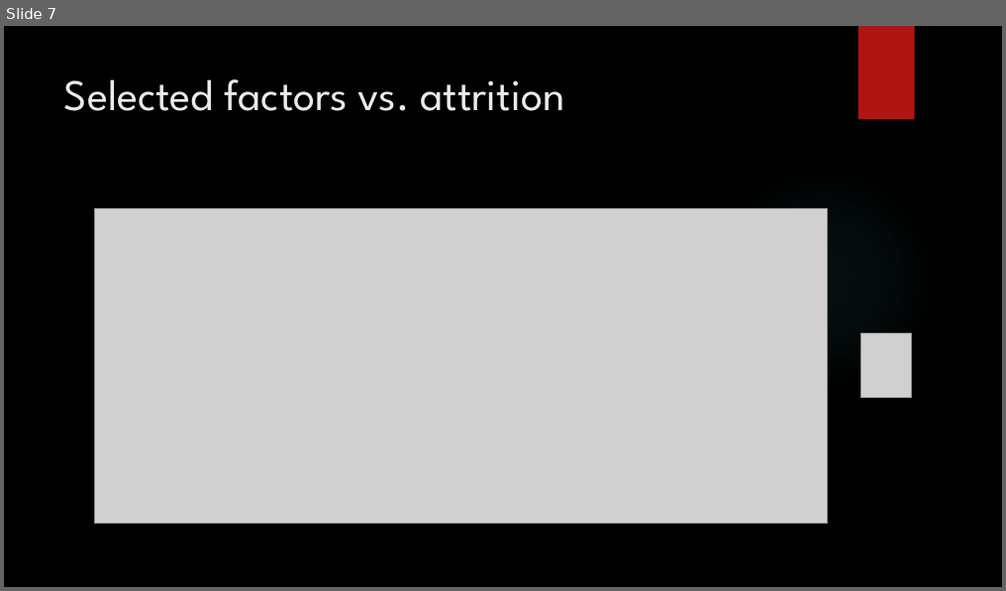
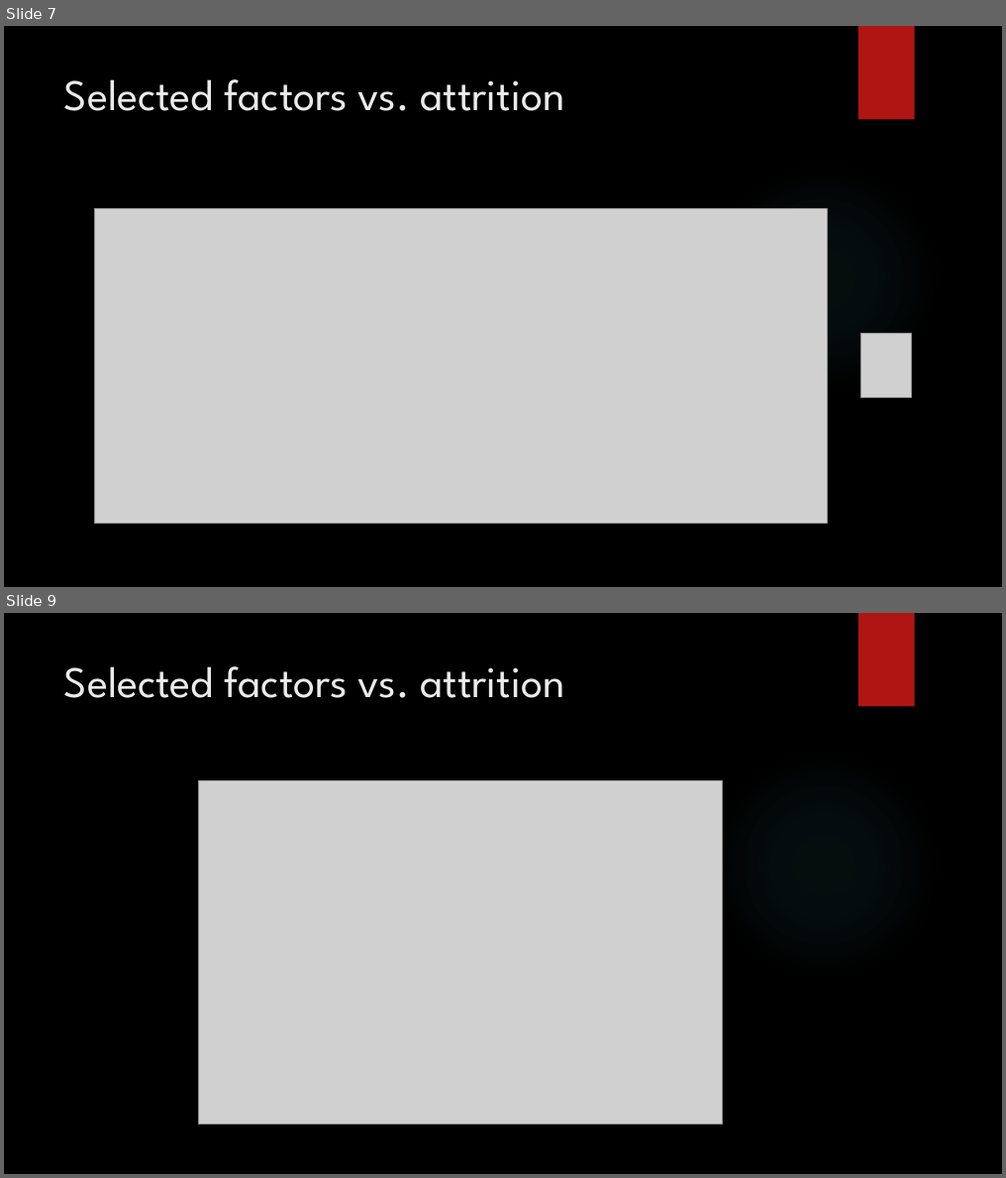
Before and after one commit to vazquezs123/DATA_SCIENCE_CS02, a slide deck: case_study_02_presentation.pptx. Shown one above the other, each under a label of ours: slide 7 before the commit, slides 7 and 9 after it; the slides between them are not shown. The pictures are 1006x591 and 1006x1178 pixels, drawn with LibreOffice and Linux fonts; fonts in the diff are those of the drawing; grey boxes stand for pictures; background and template pictures are left out. Boxes give left, top, right and bottom in pixels: in the first picture for what was removed or moved away, otherwise in the second. Text is boxed around its words. In the diff, an @@ line names an element or a change of style, - is before the commit and + after.

```diff
--- a/case_study_02_presentation.pptx
+++ b/case_study_02_presentation.pptx
@@ slide 9 added at box(4, 613, 1002, 1174), background picture (left out); not listed: 2 template elements that a slide beside it also shows @@
@@ title added at box(64, 666, 565, 698), 42 pt, text #EBEBEB @@
+Selected factors vs. attrition
@@ picture added at box(199, 780, 723, 1124) @@
```
Also in this commit, not shown: 1 slide changed, 1 other slide added, 5 slides removed, 21 other files.
